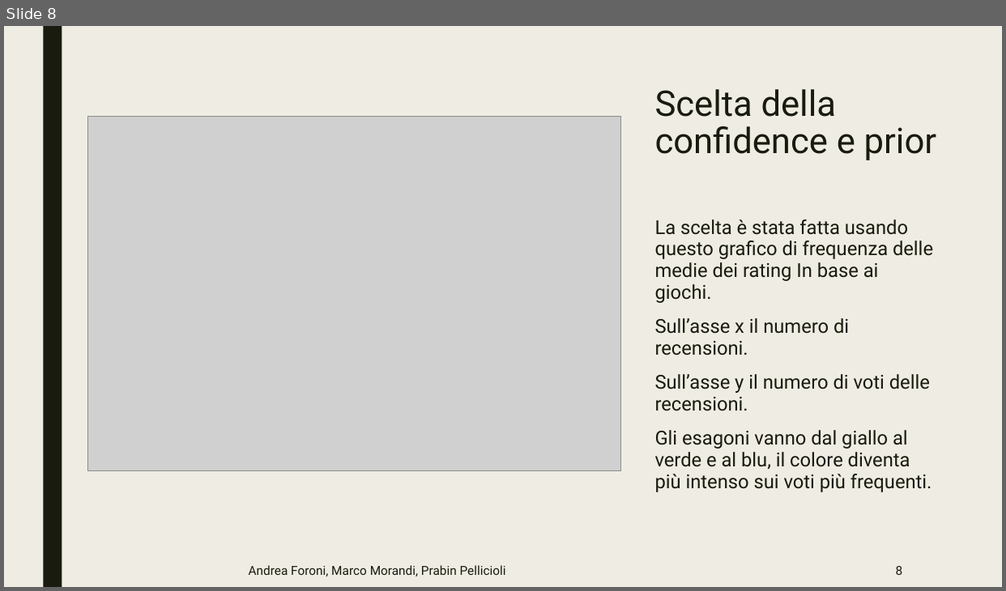
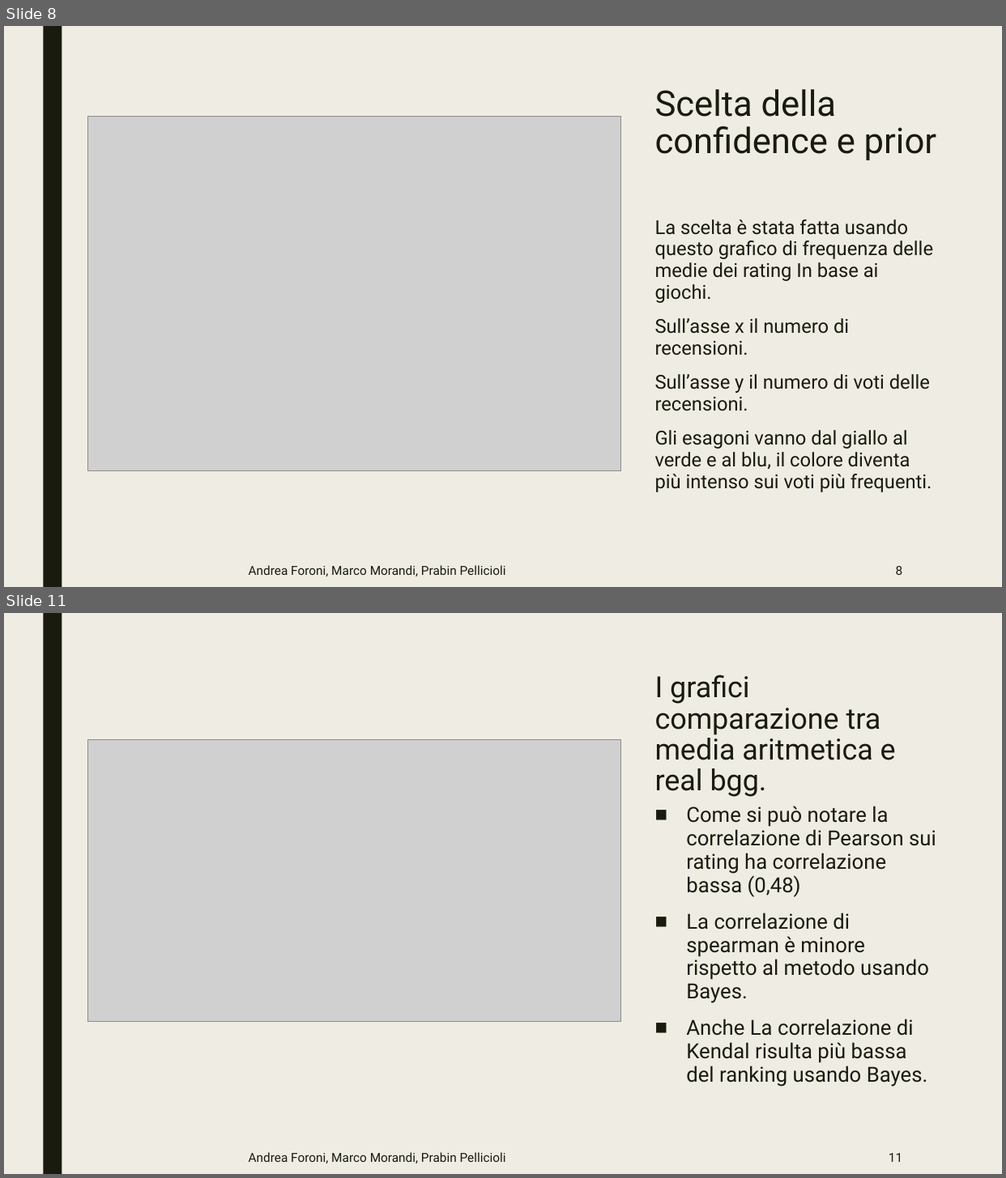
Before and after one commit to Praiban/Boardgamegeek, a slide deck: presentazione.pptx. Shown one above the other, each under a label of ours: slide 8 before the commit, slides 8 and 11 after it; the slides between them are not shown. The pictures are 1006x591 and 1006x1178 pixels, drawn with LibreOffice and Linux fonts; fonts in the diff are those of the drawing; grey boxes stand for pictures. Boxes give left, top, right and bottom in pixels: in the first picture for what was removed or moved away, otherwise in the second. Text is boxed around its words. In the diff, an @@ line names an element or a change of style, - is before the commit and + after.

```diff
--- a/presentazione.pptx
+++ b/presentazione.pptx
@@ slide 11 added at bbox=[4, 613, 1002, 1174], background #EFEDE3 @@
@@ rectangle added at bbox=[43, 613, 62, 1174], fill #191B0E @@
@@ title added at bbox=[655, 675, 896, 797], 28 pt, text #191B0E @@
+I grafici comparazione tra media aritmetica e real bgg.
@@ picture added at bbox=[88, 740, 621, 1022] @@
@@ text added at bbox=[686, 806, 936, 1087], 20 pt, text #191B0E @@
+■ Come si può notare la correlazione di Pearson sui rating ha correlazione bassa (0,48)
+■ La correlazione di spearman è minore rispetto al metodo usando Bayes.
+■ Anche La correlazione di Kendal risulta più bassa del ranking usando Bayes.
@@ text added at bbox=[249, 1152, 506, 1164], 12 pt, text #191B0E @@
+Andrea Foroni, Marco Morandi, Prabin Pellicioli
@@ page number added at bbox=[889, 1153, 902, 1162], 12 pt, text #191B0E @@
+11
```
Also in this commit, not shown: 1 slide changed, 3 other slides added.
